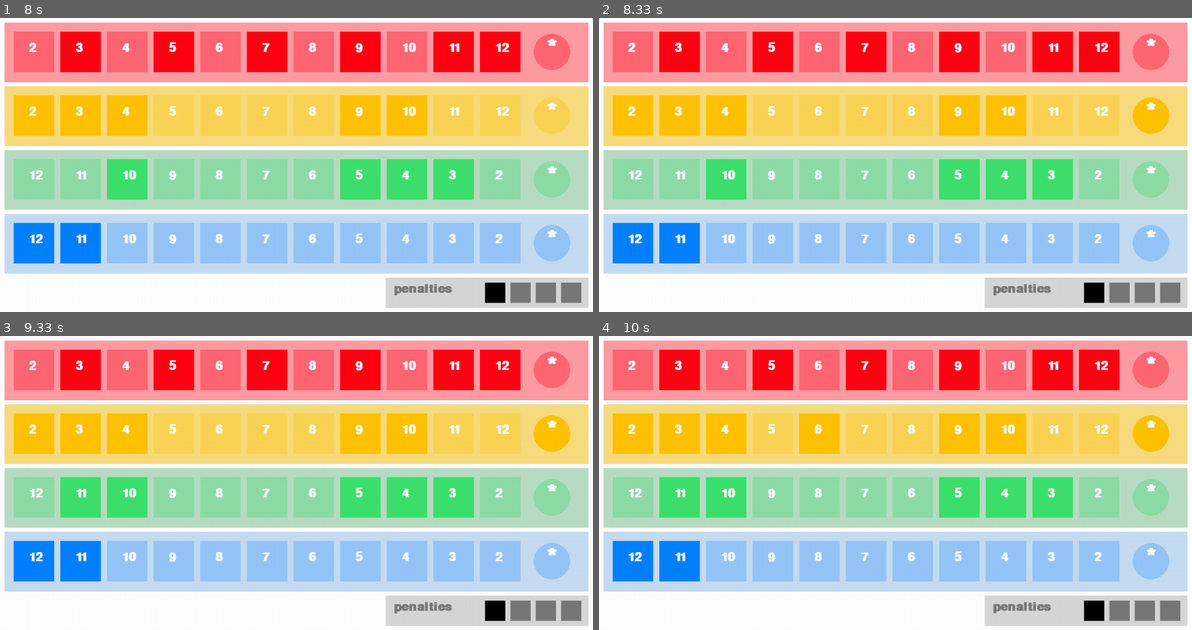
Above: before the commit, frames 1-4 (two rows, left to right).
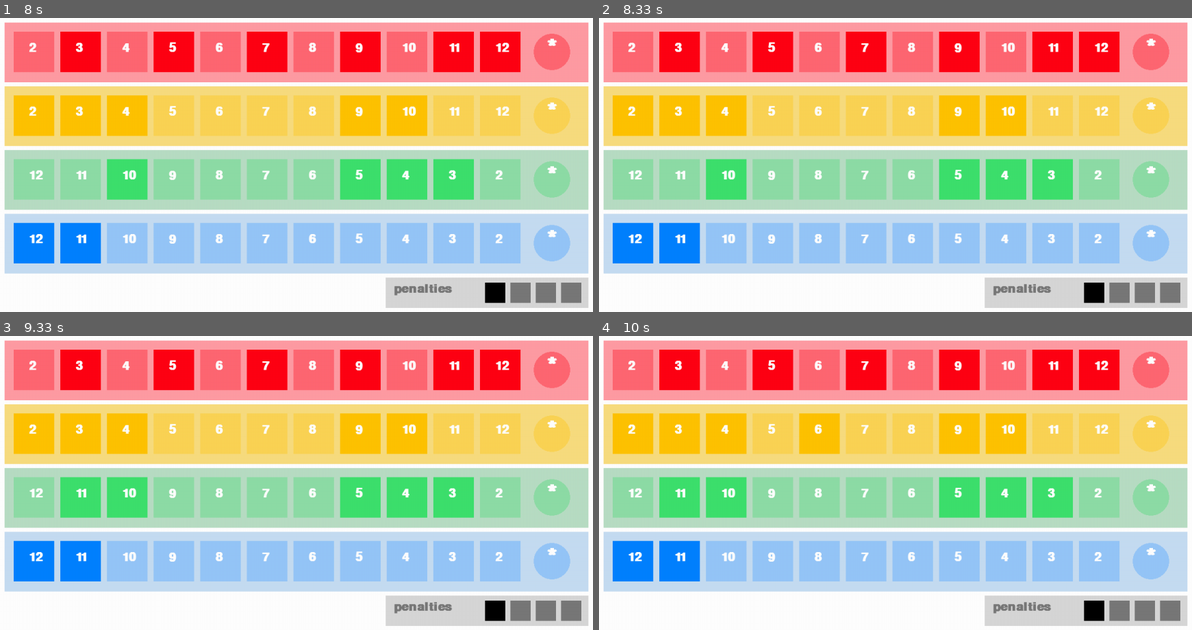
Above: after the commit, the same moments.

Repository: sjanetzki/qwixx-trainer
Game: pygame game, started from w2_dice_board.py
Two runs of this game, one before a commit and one after it. Both use one fixed random seed, a clock stepped at 60 frames per second and the inputs below.
Inputs (mouse positions are in pixels of both pictures, inside the frame that each line leads up to):
- Up to frame 1 (8 s): click (284, 209) at 0.38 s; click (88, 250) at 0.72 s; click "3" at 1.05 s; click "9" at 1.38 s; press the mouse at (124, 115) at 1.7 s; move the mouse to (142, 156) at 1.8 s; release the mouse at (160, 197) at 1.93 s; press the mouse at (409, 179) at 2.03 s; move the mouse to (320, 153) at 2.13 s; release the mouse at (231, 129) at 2.27 s; click "7" at 2.38 s; click "5" at 2.72 s; press the mouse at (409, 179) at 3.03 s; move the mouse to (397, 138) at 3.13 s; release the mouse at (391, 97) at 3.27 s; press the mouse at (35, 244) at 3.37 s; move the mouse to (272, 238) at 3.47 s; release the mouse at (509, 235) at 3.6 s; click "11" at 3.72 s; press the mouse at (361, 179) at 4.03 s; move the mouse to (338, 200) at 4.13 s; release the mouse at (314, 220) at 4.27 s; click "2" at 4.38 s; press the mouse at (124, 115) at 5.27 s; move the mouse to (278, 144) at 5.37 s; release the mouse at (432, 173) at 5.5 s; click "3" at 5.62 s; press the mouse at (409, 115) at 5.93 s; move the mouse to (243, 162) at 6.03 s; release the mouse at (77, 209) at 6.17 s; press the mouse at (498, 50) at 6.27 s; move the mouse to (308, 82) at 6.37 s; release the mouse at (112, 112) at 6.5 s; click (474, 262) at 6.62 s; click (498, 291) at 6.95 s; press the mouse at (124, 179) at 7.27 s; move the mouse to (100, 217) at 7.37 s; release the mouse at (77, 256) at 7.5 s; click (432, 182) at 7.62 s; click "9" at 7.95 s
- Up to frame 2 (8.33 s): press the mouse at (1168, 132) at 8.27 s
- Up to frame 3 (9.33 s): move the mouse to (385, 521) at 8.37 s; release the mouse at (201, 594) at 8.5 s; click "11" at 9.18 s
- Up to frame 4 (10 s): click (830, 421) at 9.52 s

Frame 1 is identical in both runs. In frame 2, 0.6% of the frame differs, in the area x 89-97%, y 26-40%; in frame 3, 0.6%; in frame 4, 0.6%.

Commit message:
#2 Fix circle hitbox bug

Diff:
--- a/w2_dice_board.py
+++ b/w2_dice_board.py
@@ -193,7 +193,9 @@
         click = pygame.mouse.get_pressed()
         if click[0] == 0:
             self.mouse_down = False
-        if x < mouse[0] < x + w and y < mouse[1] < y + h:       # choose color for button at the cursor
+
+        # choose color for button
+        if PyGameBoard.is_mouse_over_button(x, y, w, h, circle, mouse):
             if circle:
                 pygame.draw.circle(self.screen, active_color, [x, y], w // 2, 0)
             else:
@@ -239,16 +241,20 @@
         if row == PyGameBoard.black and eyes == self.penalties:
             self.penalties += 1
 
+    @staticmethod
+    def is_mouse_over_button(x, y, w, h, circle, mouse) -> bool:
+        return (not circle and x < mouse[0] < x + w and y < mouse[1] < y + h) or \
+                (circle and x - w / 2 < mouse[0] < x + w / 2 and y - h / 2 < mouse[1] < y + h / 2)
 
     @staticmethod
     def convert_coordinates_to_eyes(row, x):
         eyes = None
         if row in (PyGameBoard.red_vibrant, PyGameBoard.yellow_vibrant):
-            eyes = ((x - 50) // 92) + 2             # + 2 because fields in index form 0 -11 -> 2 - 13
+            eyes = ((x - 50) // 92) + 2  # + 2 because fields in index form 0 -11 -> 2 - 13
         elif row in (PyGameBoard.green_vibrant, PyGameBoard.blue_vibrant):
-            eyes = 12 - ((x - 50) // 92)             # fields originally in index form 0 -11 -> 12 - 1
-        else:
-            eyes =((x - 970) // 50)
+            eyes = 12 - ((x - 50) // 92)  # fields originally in index form 0 -11 -> 12 - 1
+        else:
+            eyes = ((x - 970) // 50)
         return eyes
 
 if __name__ == "__main__":
